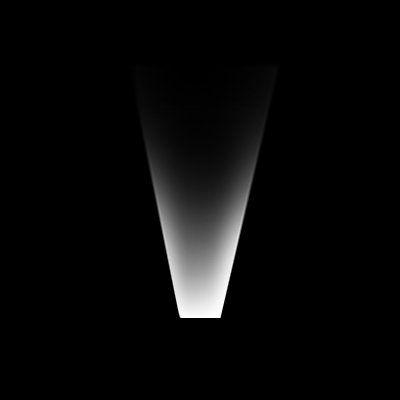
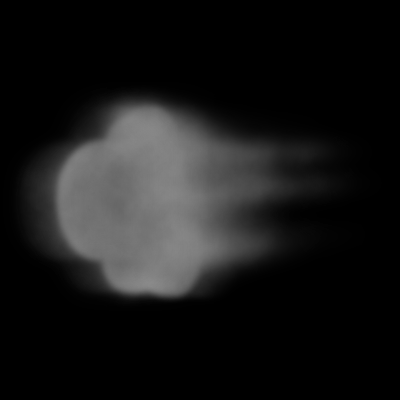
Layers edited between the first and the second 400px x 400px image:
removed layer "Calque 3" (was 68%) over [129, 64, 289, 280]
removed layer "Calque 2" (was 68%) over [98, 64, 295, 318]
removed layer "Calque 1" over [130, 64, 280, 318]
added layer "seamless noise" (soft light, 45%) above "Layer 38" over [11, 64, 362, 318]
moved "Layer 38" above "Layer 37", painted on it over [11, 64, 362, 318]
"Layer 37": opacity 100% → 66%, moved it above "Layer 36", painted on it over [11, 64, 362, 318]
showed "Layer 36", moved it above "Layer 35", painted on it over [11, 64, 362, 318]
removed layer "Layer 29" (was 35%) over [11, 200, 200, 318]
removed layer "Layer 27" over [11, 64, 362, 318]
removed layer "Layer 26" over [11, 64, 362, 318]
removed layer "Layer 25" over [11, 64, 362, 318]
removed layer "Layer 24" over [11, 64, 362, 318]
removed layer "Layer 23" over [11, 64, 362, 318]
removed layer "Layer 22" (was 49%) over [11, 64, 362, 318]
removed layer "Layer 18" (was 59%) over [23, 64, 362, 318]
removed layer "Layer 19" (was 61%) over [11, 64, 362, 318]
removed layer "Layer 15" over [31, 64, 362, 318]
showed "Layer 35", opacity 37% → 54%, painted on it over [11, 64, 362, 318]
renamed "Layer 39" to "Layer 34", opacity 100% → 54%, painted on it over [11, 64, 362, 318]
removed layer "Layer 40" over [250, 64, 279, 119]
renamed "Layer 41" to "Layer 33", painted on it over [49, 64, 301, 209]
removed layer "Layer 42" over [11, 64, 362, 318]
moved "Layer 32" above "Layer 31", painted on it over [87, 64, 321, 318]
moved "Layer 31" above "Layer 10" over [11, 64, 362, 318]
